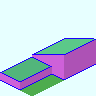
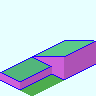
Layers edited between the first and the second 96 × 96 image:
painted on "Base_Plate_1x2-W.png" over box(32, 38, 96, 57)
